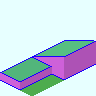
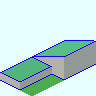
Layers edited between the first and the second 96×96 image:
renamed "Base_Plate_1x2-W.png" to "Subway_Station_Gateway_Hs_Edge.png", painted on it over bbox(0, 42, 96, 89)
